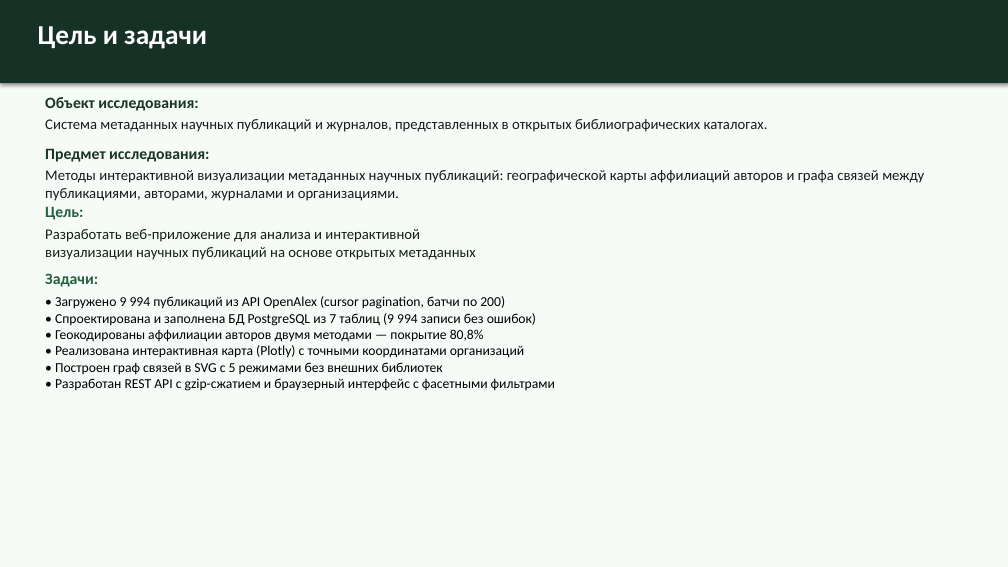
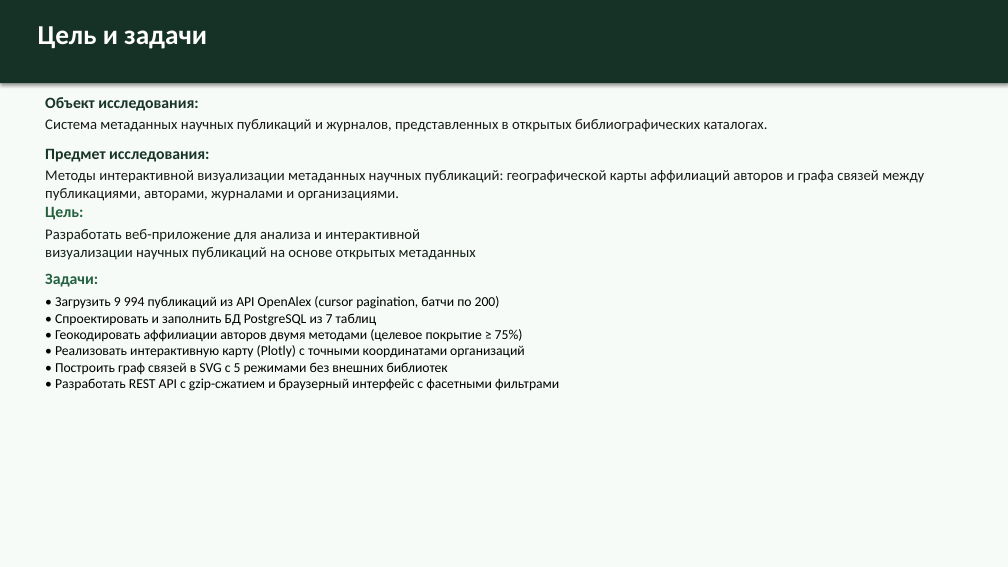
Before and after one commit to surnova2703/muiv3year, a slide deck: slide 4 of docs/Визуализация науки на основе метаданных публикаций и журналов.pptx. Drawn at 1008x567 pixels with LibreOffice and Linux fonts; fonts in the diff are those of the drawing. Boxes give left, top, right and bottom in pixels: in the first picture for what was removed or moved away, otherwise in the second. Text is boxed around its words. In the diff, an @@ line names an element or a change of style, - is before the commit and + after.

```diff
--- a/docs/Визуализация науки на основе метаданных публикаций и журналов.pptx
+++ b/docs/Визуализация науки на основе метаданных публикаций и журналов.pptx
@@ text at (55, 296, 559, 391): text changed @@
-• Загружено 9 994 публикаций из API OpenAlex (cursor pagination, батчи по 200)
-• Спроектирована и заполнена БД PostgreSQL из 7 таблиц (9 994 записи без ошибок)
-• Геокодированы аффилиации авторов двумя методами — покрытие 80,8%
-• Реализована интерактивная карта (Plotly) с точными координатами организаций
-• Построен граф связей в SVG с 5 режимами без внешних библиотек
-• Разработан REST API с gzip-сжатием и браузерный интерфейс с фасетными фильтрами
+• Загрузить 9 994 публикаций из API OpenAlex (cursor pagination, батчи по 200)
+• Спроектировать и заполнить БД PostgreSQL из 7 таблиц
+• Геокодировать аффилиации авторов двумя методами (целевое покрытие ≥ 75%)
+• Реализовать интерактивную карту (Plotly) с точными координатами организаций
+• Построить граф связей в SVG с 5 режимами без внешних библиотек
+• Разработать REST API с gzip-сжатием и браузерный интерфейс с фасетными фильтрами
```
